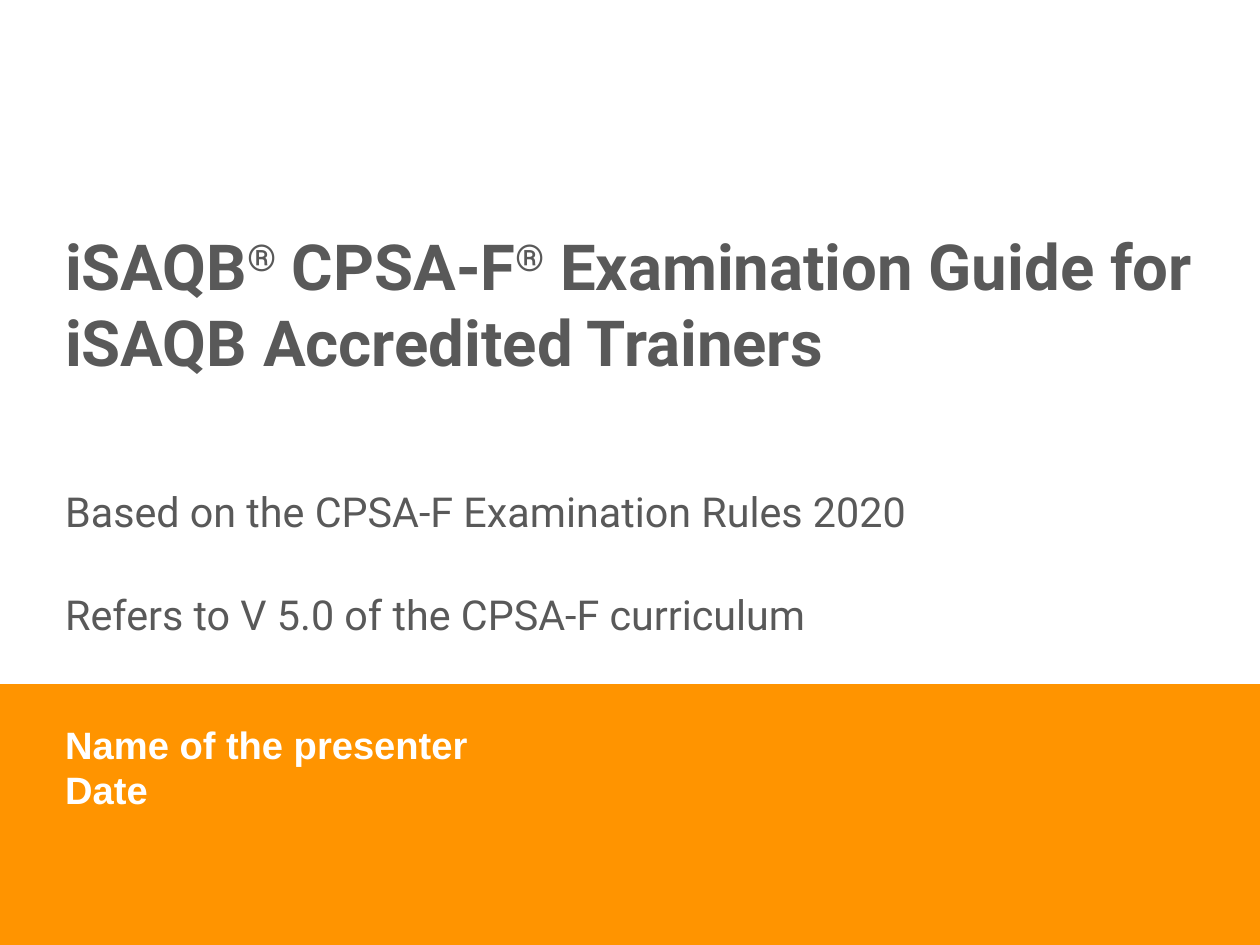
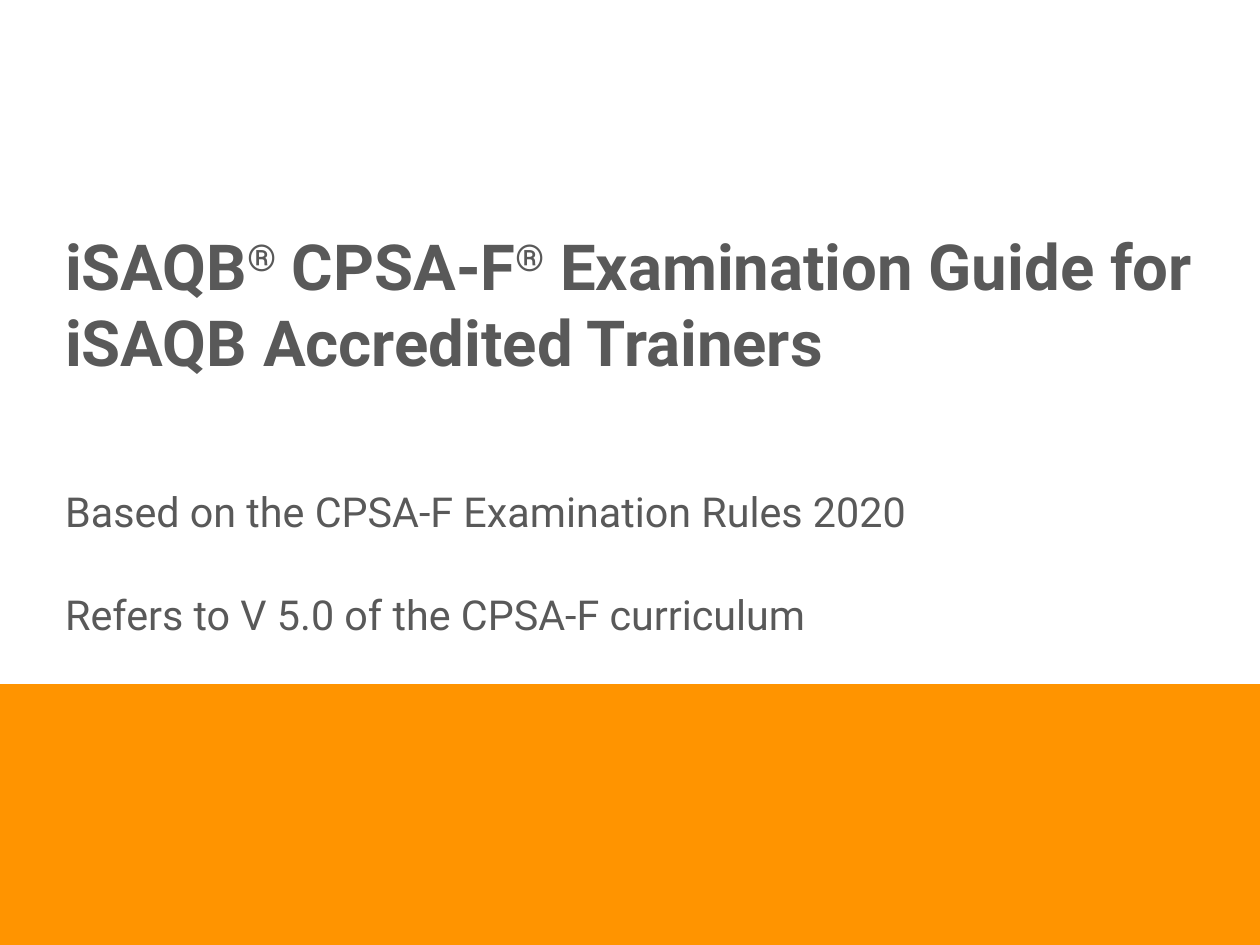
Before and after one commit to isaqb-org/examination-foundation, a slide deck: slide 1 of raw/examination_guide/Examination-Guide-EN.pptx. Drawn at 1260x945 pixels with LibreOffice and Linux fonts; fonts in the diff are those of the drawing; background and template pictures are left out. Boxes give left, top, right and bottom in pixels: in the first picture for what was removed or moved away, otherwise in the second. Text is boxed around its words. In the diff, an @@ line names an element or a change of style, - is before the commit and + after.

```diff
--- a/raw/examination_guide/Examination-Guide-EN.pptx
+++ b/raw/examination_guide/Examination-Guide-EN.pptx
@@ text removed at [65,731,468,805] @@
-Name of the presenter
-Date
```
Also in this commit, not shown: 1 other file.
